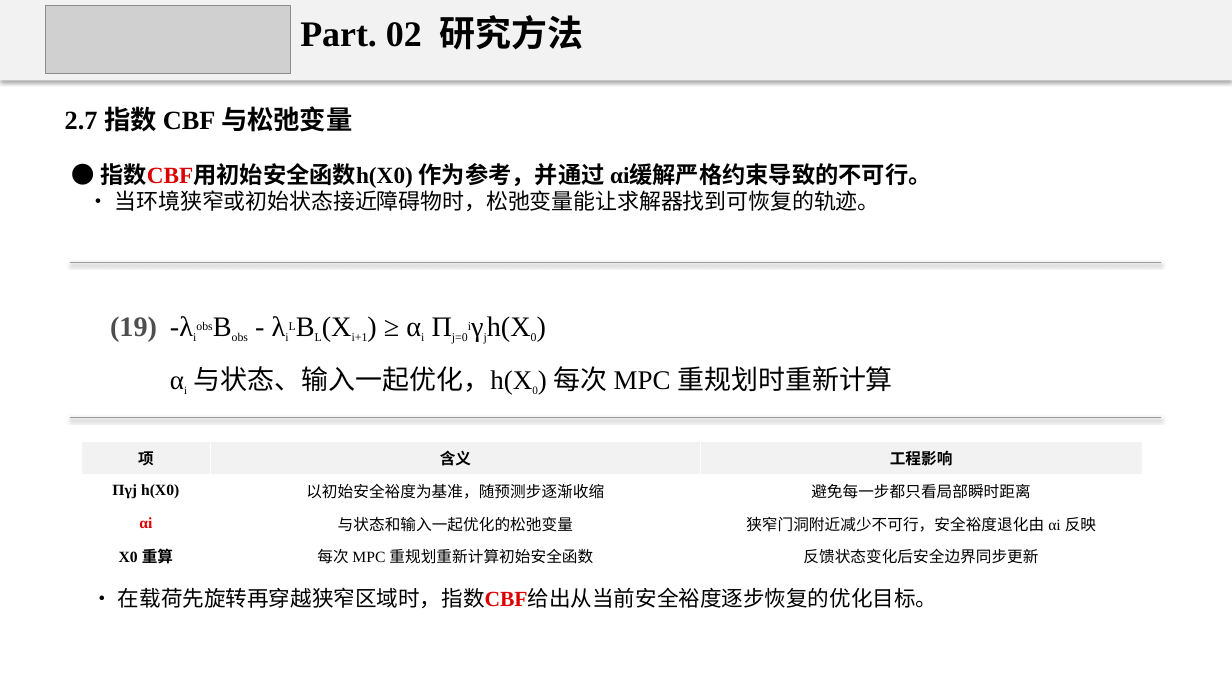
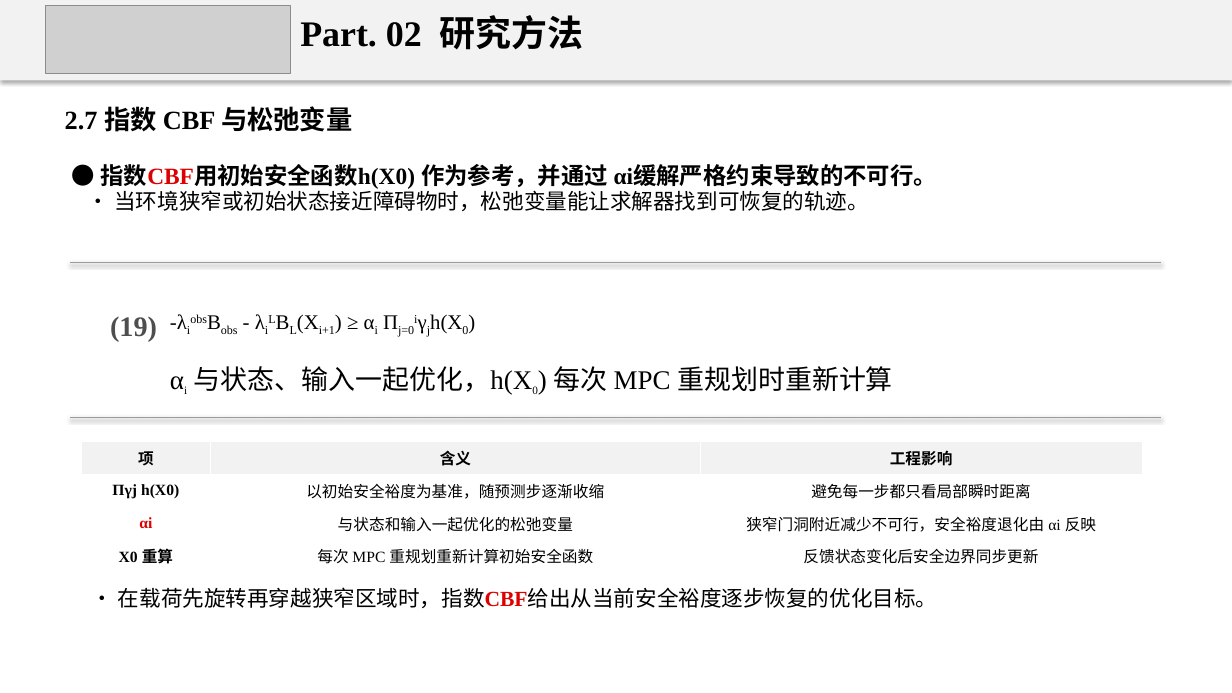
Before and after one commit to 18-cuixu/paper2ppt, a slide deck: slide 11 of skills/uav-paper-report/assets/examples/uav-multi-quad-cbf-report.pptx. Drawn at 1232x693 pixels with LibreOffice and Linux fonts; fonts in the diff are those of the drawing; grey boxes stand for pictures. Boxes give left, top, right and bottom in pixels: in the first picture for what was removed or moved away, otherwise in the second. Text is boxed around its words. In the diff, an @@ line names an element or a change of style, - is before the commit and + after.

```diff
--- a/skills/uav-paper-report/assets/examples/uav-multi-quad-cbf-report.pptx
+++ b/skills/uav-paper-report/assets/examples/uav-multi-quad-cbf-report.pptx
@@ text "● 指数CBF用初始安全函数h(X0) 作为参考，并通过 αi缓解严格约束导致的不可行。" at box(100, 164, 937, 211): size 18.1 to 18.2 pt in "● 指数CBF用初始安全函数h(X0) 作为参考，并通过 αi缓解严格约束导致的不可行。"; size 17.1 to 16.8 pt in "• 当环境狭窄或初始状态接近障碍物时，松弛变量能让求解器找到可恢复的轨迹。" @@
@@ text "-λiobsBobs - λiLBL(Xi+1) ≥ αi ..." at box(119, 326, 335, 562): size 22 to 16.2 pt in "-λiobsBobs - λiLBL(Xi+1) ≥ αi Πj=0iγjh(X0)"; size 15.8 to 16.2 pt in "-λiobsBobs λiLBL(Xi+1) αi Πj=0iγjh(X0)" @@
```
Also in this commit, not shown: 18 other slides changed, 11 other files.
